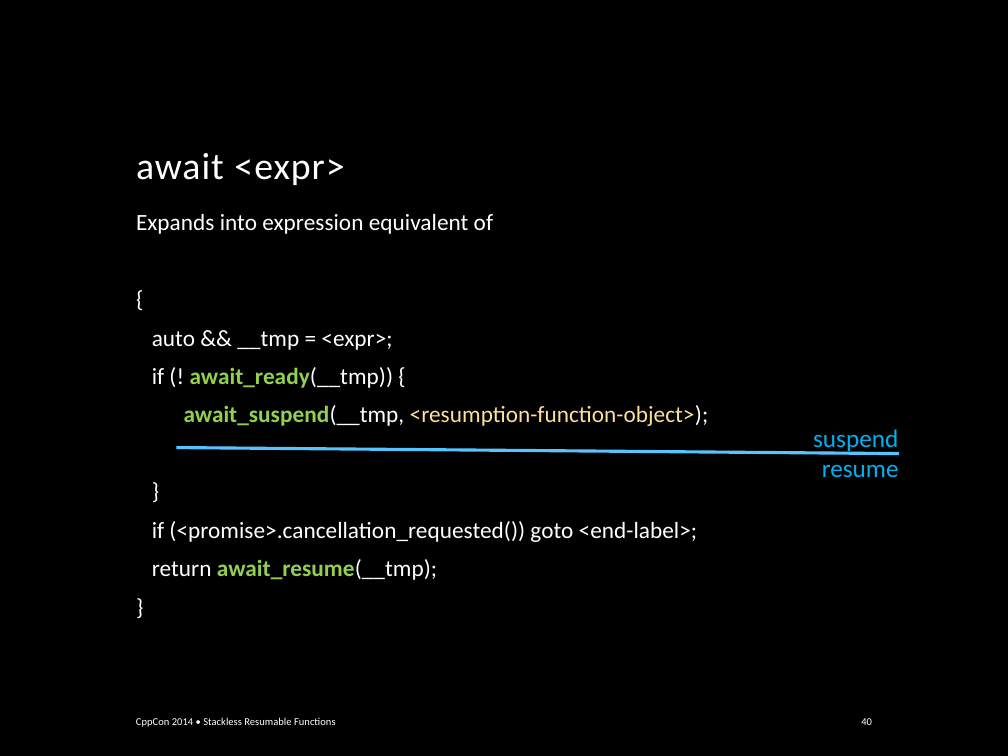
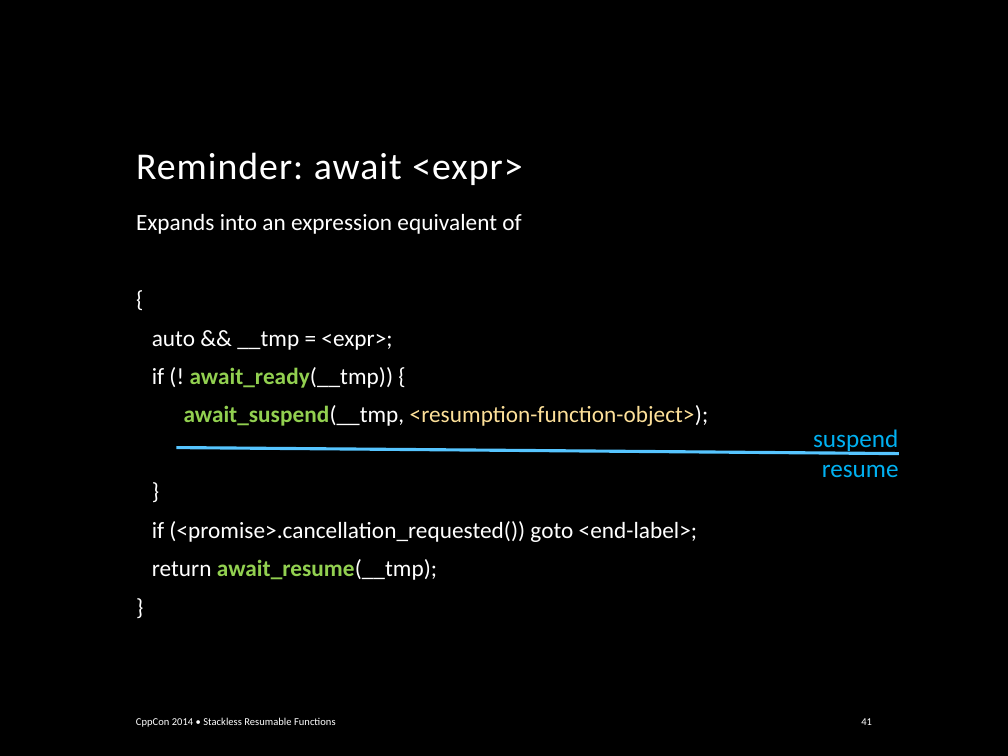
Before and after one commit to GorNishanov/await, a slide deck: slide 41 of Stackless Resumable Functions - Gor Nishanov - CppCon 2014.pptx (slide 40 before the commit). Drawn at 1008x756 pixels with LibreOffice and Linux fonts; fonts in the diff are those of the drawing; background and template pictures are left out. Boxes give left, top, right and bottom in pixels: in the first picture for what was removed or moved away, otherwise in the second. Text is boxed around its words. In the diff, an @@ line names an element or a change of style, - is before the commit and + after.

```diff
--- a/Stackless Resumable Functions - Gor Nishanov - CppCon 2014.pptx
+++ b/Stackless Resumable Functions - Gor Nishanov - CppCon 2014.pptx
@@ title at [136, 152, 522, 185]: text changed @@
-await <expr>
+Reminder: await <expr>
@@ text at [136, 214, 521, 234]: text changed @@
-Expands into expression equivalent of
+Expands into an expression equivalent of
@@ page number at [861, 718, 872, 725]: text changed @@
-40
+41
```
Also in this commit, not shown: 13 other slides changed, 1 other file.
